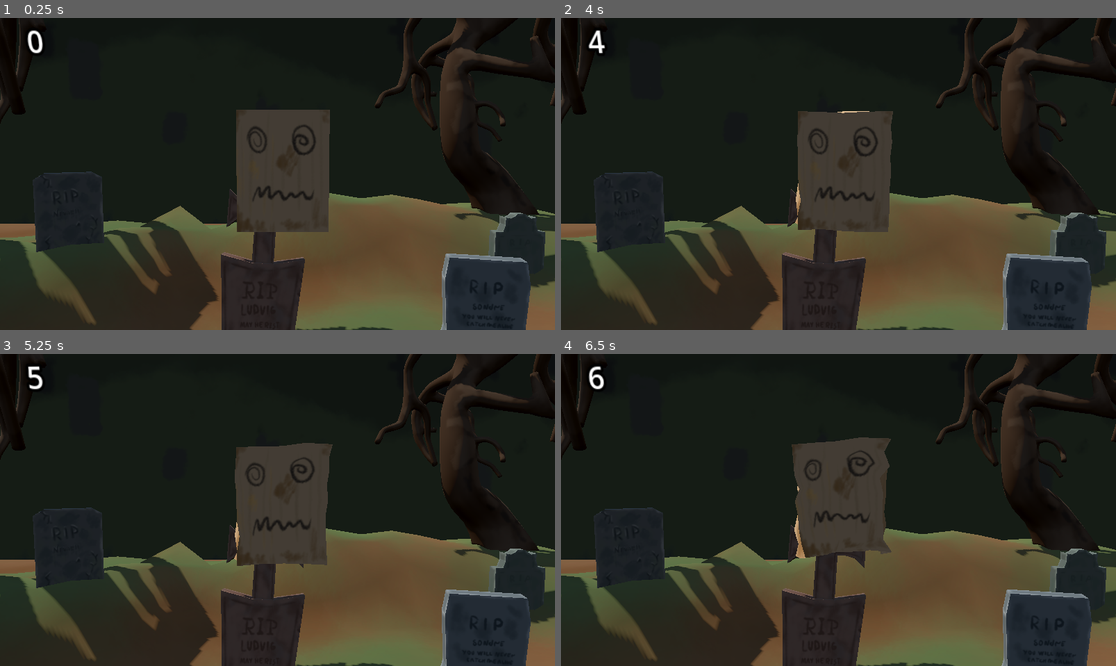
Above: before the commit, frames 1-4 (two rows, left to right).
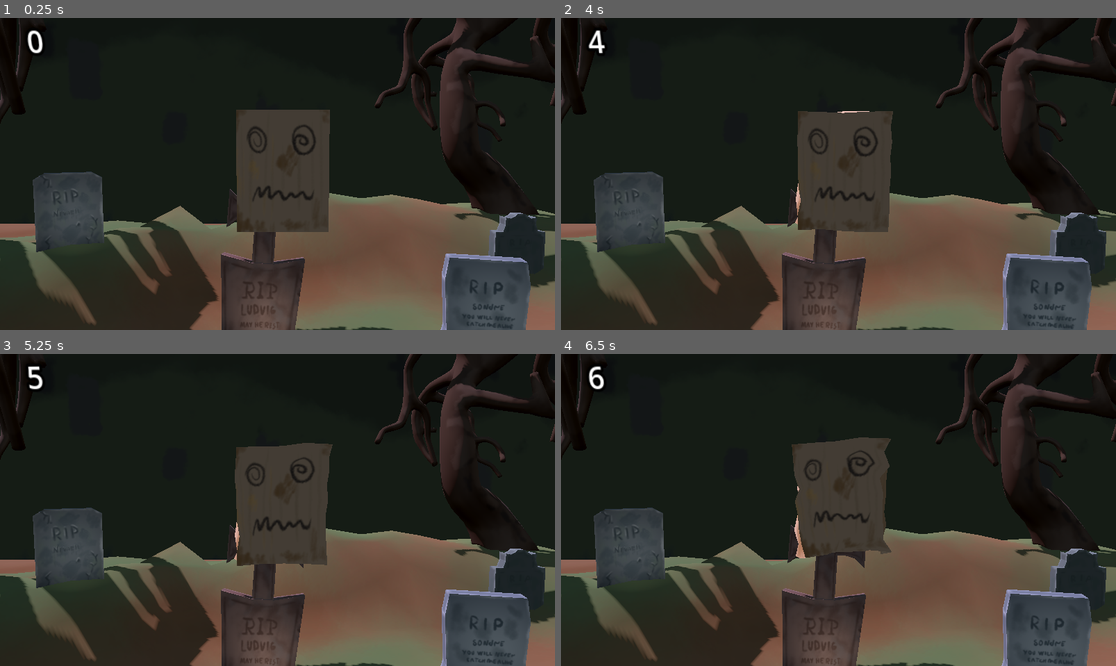
Above: after the commit, the same moments.

Repository: LudvigRisan/ScoobyDone
Game: Godot game, scene res://GameScenes/Bagger.tscn
The game is run twice, just before and just after one commit, with the same random seed, the same clock (stepped at 60 frames per second) and the same inputs.
Inputs (mouse positions are in pixels of both pictures, inside the frame that each line leads up to):
- Up to frame 1 (0.25 s): no input
- Up to frame 2 (4 s): tap Enter (ui_accept) at 0.5, 0.77, 1.25, 2.75, 3.5, 3.77 s; move the mouse to (960, 158) at 0.52 s; click (960, 158) at 0.67 s; drag from (727, 189) to (810, 236) at 1.27 s; move the mouse to (894, 105) at 2.02 s; click (894, 105) at 2.17 s; drag from (810, 236) to (672, 127) at 2.77 s; move the mouse to (1005, 220) at 3.52 s; click (1005, 220) at 3.67 s
- Up to frame 3 (5.25 s): drag from (111, 463) to (194, 432) at 4.27 s; move the mouse to (305, 510) at 5.02 s; click (305, 510) at 5.17 s
- Up to frame 4 (6.5 s): drag from (755, 432) to (727, 525) at 5.77 s

The runs differ from the first frame. In frame 1, 6.7% of the frame differs, in the area x 6-99%, y 49-100%; in frame 2, 6.7%; in frame 3, 6.7%; in frame 4, 6.8%, in the area x 6-99%, y 42-100%.

Commit message:
Light
Lys

Diff:
--- a/GameScenes/Bagger.tscn
+++ b/GameScenes/Bagger.tscn
@@ -57,9 +57,23 @@
 
 [node name="DirectionalLight3D" type="DirectionalLight3D" parent="WorldEnvironment" unique_id=1295313221]
 transform = Transform3D(-0.3801719, 0.746329, -0.54631704, 0, 0.5906668, 0.8069156, 0.92491585, 0.30676663, -0.22455491, 0, 0, 0)
-light_color = Color(0.79605556, 0.7314088, 0.6469785, 1)
-light_energy = 0.86
+light_color = Color(0.88692236, 0.76197016, 0.9245689, 1)
+light_energy = 0.915
+light_indirect_energy = 1.952
+light_specular = 0.99
 shadow_enabled = true
+
+[node name="SpotLight3D" type="SpotLight3D" parent="WorldEnvironment" unique_id=136501161]
+transform = Transform3D(0.901372, 0, 0.43304566, 0.15495682, 0.9337867, -0.3225381, -0.40437227, 0.3578302, 0.84168917, -5.998478, -0.9694283, -1.6232803)
+
+[node name="SpotLight3D2" type="SpotLight3D" parent="WorldEnvironment" unique_id=361260625]
+transform = Transform3D(0.9733915, -0.09968703, 0.20632926, 0.17162257, 0.9137826, -0.3681672, -0.15183859, 0.39378145, 0.90657663, -0.13292837, -3.62573, -0.45142066)
+
+[node name="SpotLight3D3" type="SpotLight3D" parent="WorldEnvironment" unique_id=247080916]
+transform = Transform3D(0.97868323, -0.19210446, -0.07262954, 0.18985358, 0.98112315, -0.03678398, 0.078324884, 0.022210883, 0.9966805, 5.2698455, -2.599628, 1.6541786)
+
+[node name="SpotLight3D4" type="SpotLight3D" parent="WorldEnvironment" unique_id=683583547]
+transform = Transform3D(0.9810438, -0.19162302, -0.028874092, 0.19106181, 0.9813511, -0.021106858, 0.032380182, 0.015190016, 0.9993602, 10.232832, -3.2628186, 1.3870091)
 
 [node name="MaskPlaceholder" parent="." unique_id=36775848 instance=ExtResource("1_wrycf")]
 material_override = SubResource("StandardMaterial3D_uhlsa")
--- a/GameScenes/Diver.tscn
+++ b/GameScenes/Diver.tscn
@@ -44,9 +44,29 @@
 
 [node name="DirectionalLight3D" type="DirectionalLight3D" parent="WorldEnvironment" unique_id=967789619]
 transform = Transform3D(-0.3801719, 0.746329, -0.54631704, 0, 0.5906668, 0.8069156, 0.92491585, 0.30676663, -0.22455491, 0, 0, 0)
-light_color = Color(0.79605556, 0.7314088, 0.6469785, 1)
-light_energy = 0.86
+light_color = Color(0.5906791, 0.76369816, 0.7976782, 1)
+light_energy = 1.812
 shadow_enabled = true
+
+[node name="SpotLight3D" type="SpotLight3D" parent="WorldEnvironment" unique_id=353923933]
+transform = Transform3D(1, 0, 0, 0, -1, 8.742278e-08, 0, -8.742278e-08, -1, 9.5093775, 3.0845332, 7.679165)
+light_color = Color(3.85046e-06, 0.8730166, 0.9059743, 1)
+light_energy = 7.286
+
+[node name="SpotLight3D2" type="SpotLight3D" parent="WorldEnvironment" unique_id=1340085113]
+transform = Transform3D(-4.371139e-08, -8.742278e-08, -1, 0, -1, 8.742278e-08, -1, 3.821371e-15, 4.371139e-08, 7.277958, -2.3751278, 11.360095)
+light_color = Color(3.85046e-06, 0.8730166, 0.9059743, 1)
+light_energy = 7.286
+
+[node name="SpotLight3D3" type="SpotLight3D" parent="WorldEnvironment" unique_id=2018076504]
+transform = Transform3D(-4.371139e-08, -8.742278e-08, -1, 0, -1, 8.742278e-08, -1, 3.821371e-15, 4.371139e-08, 7.457058, -2.3651178, 13.896535)
+light_color = Color(3.85046e-06, 0.8730166, 0.9059743, 1)
+light_energy = 7.286
+
+[node name="SpotLight3D4" type="SpotLight3D" parent="WorldEnvironment" unique_id=73470418]
+transform = Transform3D(-4.371139e-08, -8.742278e-08, -1, 0, -1, 8.742278e-08, -1, 3.821371e-15, 4.371139e-08, 7.573803, -2.326165, 16.471758)
+light_color = Color(3.85046e-06, 0.8730166, 0.9059743, 1)
+light_energy = 7.286
 
 [node name="MaskPlaceholder" parent="." unique_id=36775848 instance=ExtResource("1_gehmc")]
 material_override = SubResource("StandardMaterial3D_h3p3v")
